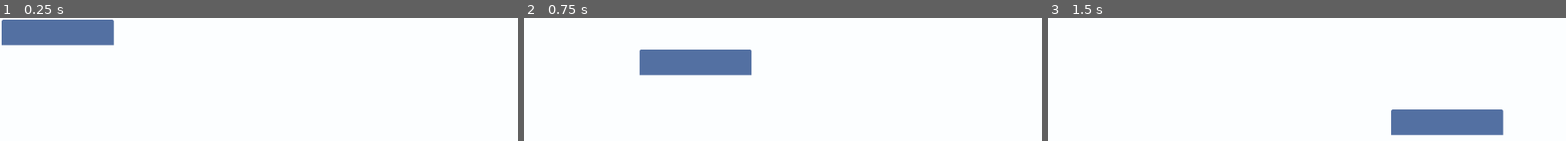
Above: before the commit, frames 1-3 (left to right).
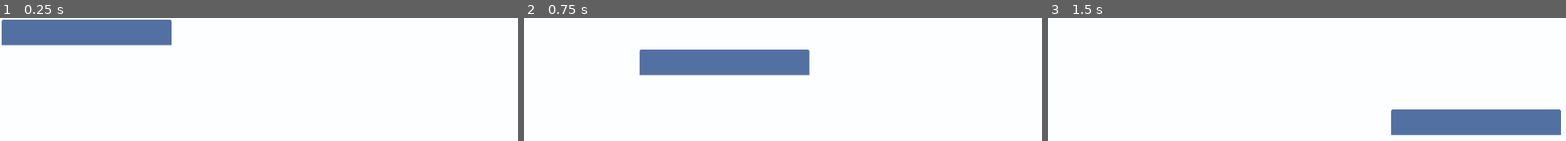
Above: after the commit, the same moments.

Repository: Eranot/schemer
Game: Godot game, scene res://scene/object/table/table.tscn
Same seed, same stepped clock (60 frames per second), same inputs: the game is played once before the commit and once after it. This scene is started directly instead of the project's main scene.
Inputs (mouse positions are in pixels of both pictures, inside the frame that each line leads up to):
- Up to frame 1 (0.25 s): no input
- Up to frame 2 (0.75 s): tap Enter at 0.5 s; drag from (580, 32) to (922, 122) at 0.52 s
- Up to frame 3 (1.5 s): tap Space at 1.25 s; drag from (outside the picture) to (outside the picture) at 1.27 s

The runs differ from the first frame. In frame 1, 2.4% of the frame differs, in the area x 21-34%, y 1-23%; in frame 2, 2.4%; in frame 3, 2.4%.

Commit message:
Bigger tables; Help menu links; General config

Diff:
--- a/scene/gui/foreign_key_line_gui/foreign_key_line_gui.gd
+++ b/scene/gui/foreign_key_line_gui/foreign_key_line_gui.gd
@@ -51,7 +51,7 @@
 	## If the saved point is way to far of the perfect middle, we snap back to it
 	if not foreign_key.center_point \
 		or foreign_key.center_point == Vector2.ZERO \
-		or abs(perfect_middle - foreign_key.center_point.x) > 100:
+		or abs(perfect_middle - foreign_key.center_point.x) > 200:
 		center_point.global_position.x = perfect_middle
 		foreign_key.center_point = Vector2.ZERO
 	else:
--- a/scene/gui/top_bar_gui/top_bar_gui.gd
+++ b/scene/gui/top_bar_gui/top_bar_gui.gd
@@ -15,6 +15,7 @@
 	help_menu_button.get_popup().transparent_bg = true
 
 	file_menu_button.get_popup().id_pressed.connect(on_file_menu_pressed)
+	help_menu_button.get_popup().id_pressed.connect(on_help_menu_pressed)
 
 	setup_shortcuts()
 
@@ -26,11 +27,19 @@
 		new_file_component.new_file()
 	elif id == 1: # Open file
 		open_file_component.open()
-		pass
 	elif id == 2: # Save
 		save_file_component.save()
 	elif id == 3: # Save as
 		save_file_component.save_as()
+
+
+func on_help_menu_pressed(id: int):
+	if id == 0: # Website
+		OS.shell_open("https://schemer.gg")
+	elif id == 1: # Github
+		OS.shell_open("https://github.com/Eranot/schemer")
+	elif id == 2: # About
+		save_file_component.save()
 
 
 func setup_shortcuts():
--- a/scene/object/table/table.tscn
+++ b/scene/object/table/table.tscn
@@ -8,7 +8,7 @@
 
 [node name="Table" type="PanelContainer"]
 custom_minimum_size = Vector2(200, 0)
-offset_right = 200.0
+offset_right = 300.0
 offset_bottom = 51.0
 theme = ExtResource("1_b1m4v")
 theme_type_variation = &"TableContainer"
Not shown, changed: export_presets.cfg
Not shown, changed: .gitignore
